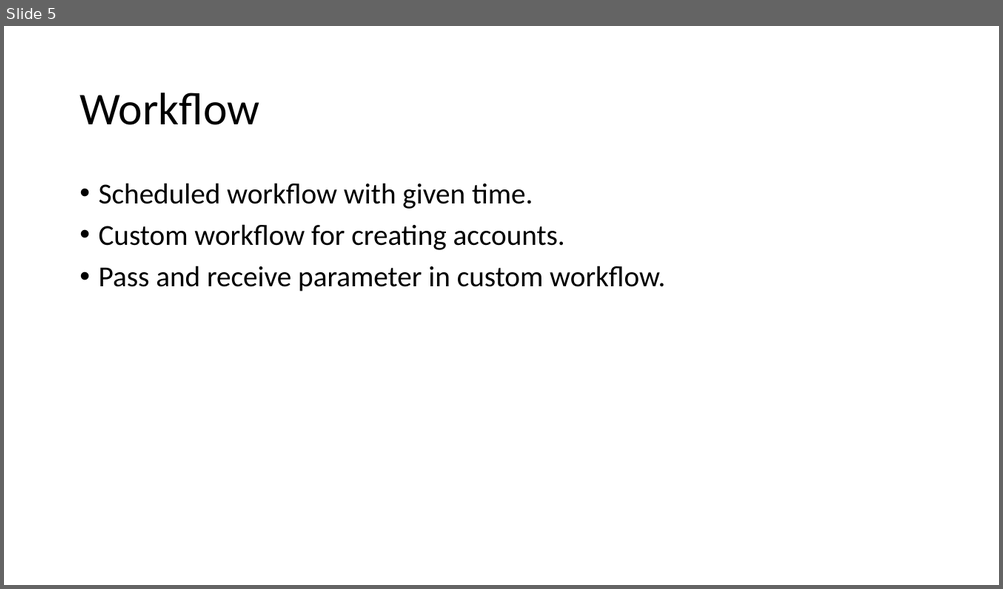
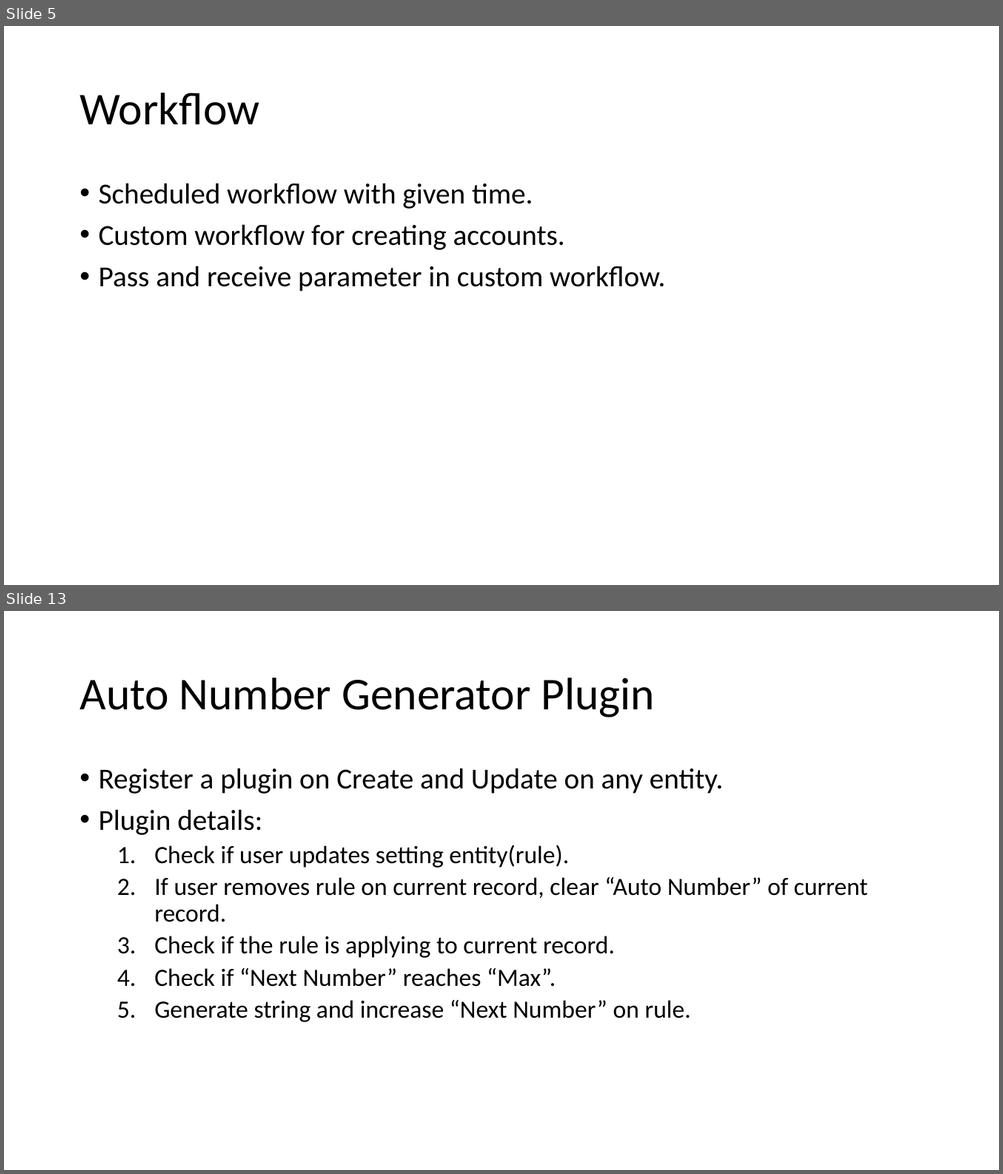
Before and after one commit to hevilhuy/Reports, a slide deck: Document/Report 3.pptx. Shown one above the other, each under a label of ours: slide 5 before the commit, slides 5 and 13 after it; the slides between them are not shown. The pictures are 1003x589 and 1003x1174 pixels, drawn with LibreOffice and Linux fonts; fonts in the diff are those of the drawing. Boxes give left, top, right and bottom in pixels: in the first picture for what was removed or moved away, otherwise in the second. Text is boxed around its words. In the diff, an @@ line names an element or a change of style, - is before the commit and + after.

```diff
--- a/Document/Report 3.pptx
+++ b/Document/Report 3.pptx
@@ slide 13 added at [4, 611, 999, 1170], background #FFFFFF @@
@@ title added at [79, 678, 655, 718], 44 pt, text #000000 @@
+Auto Number Generator Plugin
@@ text added at [99, 768, 868, 1022], 24 pt, text #000000 @@
+• Register a plugin on Create and Update on any entity.
+• Plugin details:
+  1. Check if user updates setting entity(rule).
+  2. If user removes rule on current record, clear “Auto Number” of current record.
+  3. Check if the rule is applying to current record.
+  4. Check if “Next Number” reaches “Max”.
+  5. Generate string and increase “Next Number” on rule.
```
Also in this commit, not shown: 2 slides changed, 9 other slides added, 2 other files.
